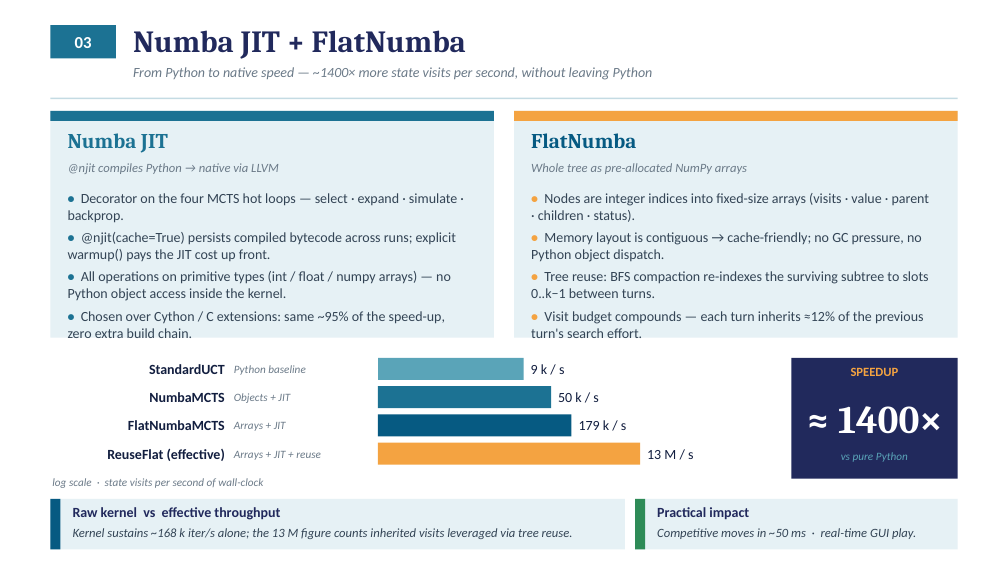
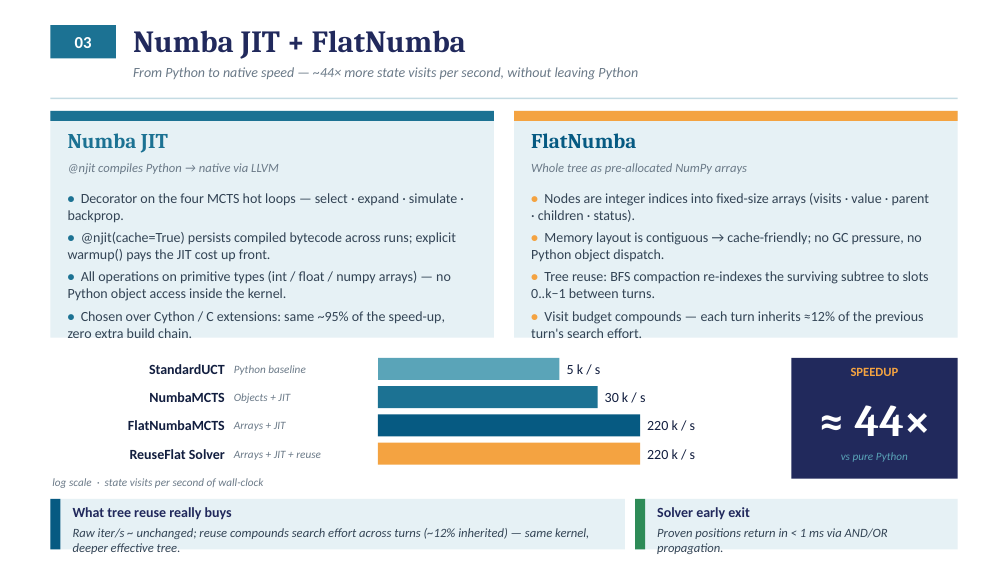
Before and after one commit to Difl4/popout-ai, a slide deck: slide 1 of docs/numba_slide.pptx. Drawn at 1008x567 pixels with LibreOffice and Linux fonts; fonts in the diff are those of the drawing. Boxes give left, top, right and bottom in pixels: in the first picture for what was removed or moved away, otherwise in the second. Text is boxed around its words. In the diff, an @@ line names an element or a change of style, - is before the commit and + after.

```diff
--- a/docs/numba_slide.pptx
+++ b/docs/numba_slide.pptx
@@ text at [133, 67, 638, 80]: text changed @@
-From Python to native speed — ~1400× more state visits per second, without leaving Python
+From Python to native speed — ~44× more state visits per second, without leaving Python
@@ rectangle: place and size @@
-rectangle at [378, 358, 524, 380]
+rectangle at [378, 358, 559, 380]
@@ rectangle: place and size @@
-rectangle at [378, 386, 551, 408]
+rectangle at [378, 386, 598, 408]
@@ text at [567, 364, 600, 374]: text changed @@
-9 k / s
+5 k / s
@@ rectangle: place and size @@
-rectangle at [378, 414, 572, 436]
+rectangle at [378, 414, 640, 436]
@@ text at [605, 392, 645, 402]: text changed @@
-50 k / s
+30 k / s
@@ text at [855, 405, 931, 436]: text changed; size 28 to 32 pt @@
-≈ 1400×
+≈ 44×
@@ text at [130, 449, 225, 459]: text changed @@
-ReuseFlat (effective)
+ReuseFlat Solver
@@ text at [647, 420, 695, 430]: text changed @@
-179 k / s
+220 k / s
@@ text at [647, 449, 695, 459]: text changed @@
-13 M / s
+220 k / s
@@ text at [73, 507, 232, 520]: text changed @@
-Raw kernel vs effective throughput
+What tree reuse really buys
@@ text at [657, 507, 749, 520]: text changed @@
-Practical impact
+Solver early exit
@@ text at [73, 528, 589, 554]: text changed @@
-Kernel sustains ~168 k iter/s alone; the 13 M figure counts inherited visits leveraged via tree reuse.
+Raw iter/s ~ unchanged; reuse compounds search effort across turns (~12% inherited) — same kernel, deeper effective tree.
@@ text at [657, 528, 888, 554]: text changed @@
-Competitive moves in ~50 ms · real-time GUI play.
+Proven positions return in < 1 ms via AND/OR propagation.
```
Also in this commit, not shown: 3 other files.
